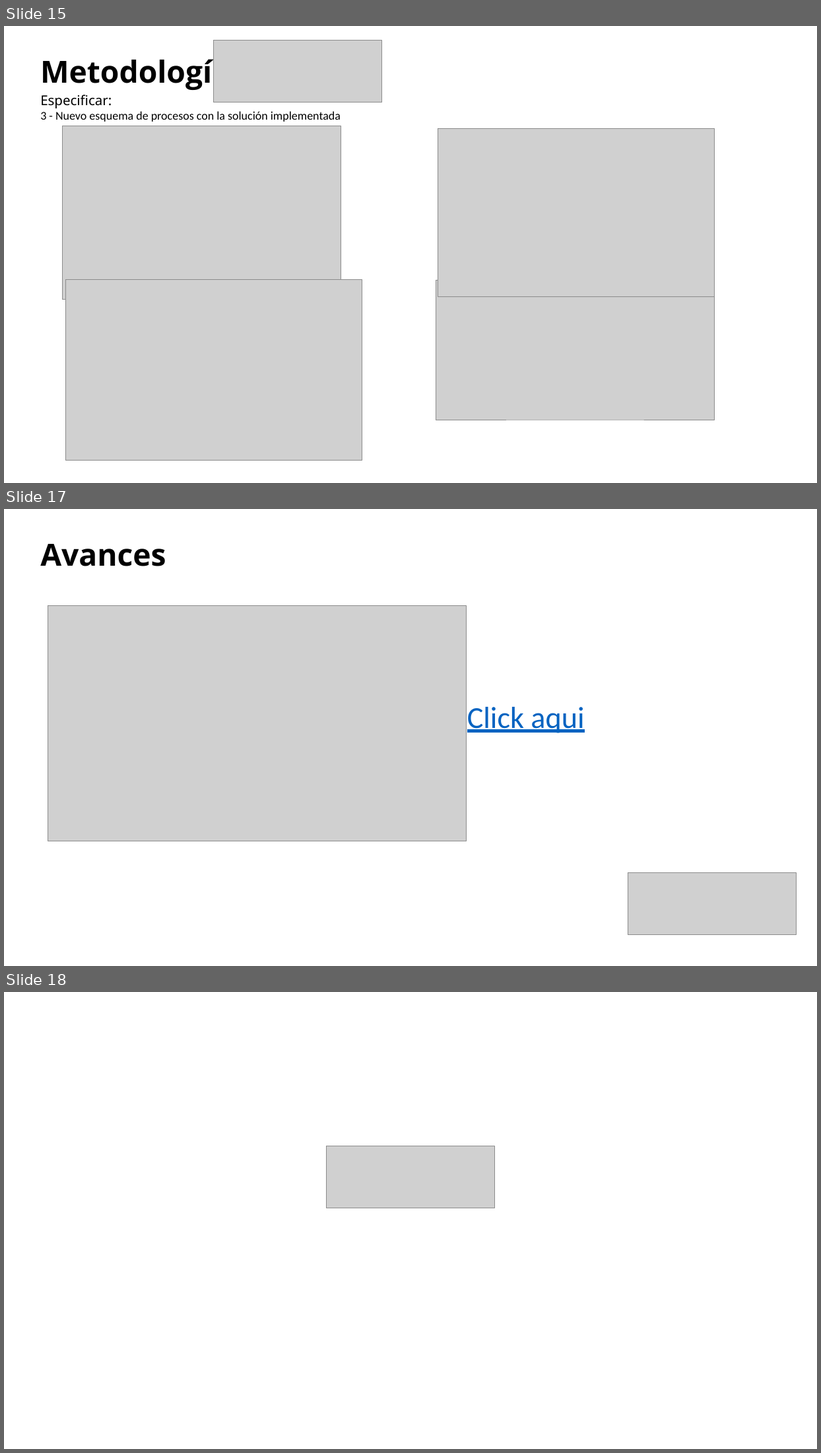
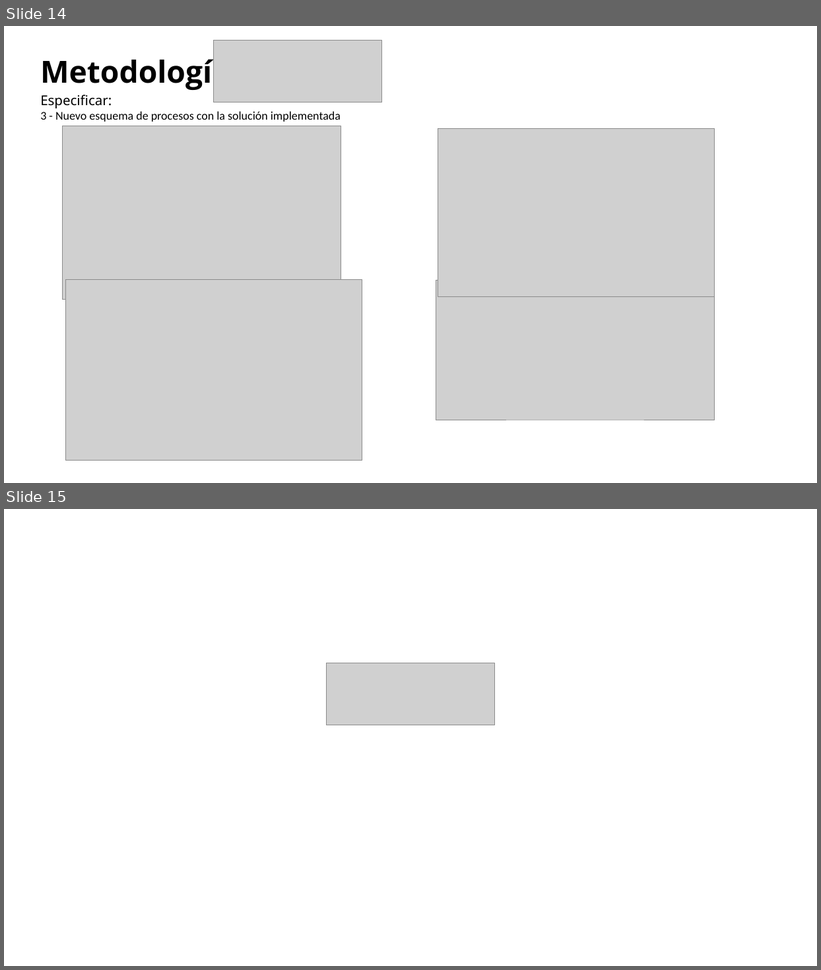
Before and after one commit to SebastianPacheco05/Reservify, a slide deck: docs/docs/files/GC-F-004FormatoPlantillaPresentacionPowerPointV09 (2).pptx. Shown one above the other, each under a label of ours: slides 15, 17 and 18 before the commit, slides 14 and 15 after it; the slides between them are not shown. The pictures are 821x1453 and 821x970 pixels, drawn with LibreOffice and Linux fonts; fonts in the diff are those of the drawing; grey boxes stand for pictures; background and template pictures are left out. Boxes give left, top, right and bottom in pixels: in the first picture for what was removed or moved away, otherwise in the second. Text is boxed around its words. In the diff, an @@ line names an element or a change of style, - is before the commit and + after.

```diff
--- a/docs/docs/files/GC-F-004FormatoPlantillaPresentacionPowerPointV09 (2).pptx
+++ b/docs/docs/files/GC-F-004FormatoPlantillaPresentacionPowerPointV09 (2).pptx
@@ slide 17 removed at bbox=[4, 509, 817, 966], background #FFFFFF @@
@@ text removed at bbox=[40, 544, 166, 566] @@
-Avances
@@ picture removed at bbox=[48, 606, 467, 842] @@
@@ text removed at bbox=[467, 707, 584, 733] @@
-Click aqui
@@ picture removed at bbox=[628, 873, 797, 935] @@
@@ what was slide 15 is now slide 14 @@
@@ what was slide 18 is now slide 15 @@
```
Also in this commit, not shown: 4 slides changed, 2 other slides removed, 1 other file.
